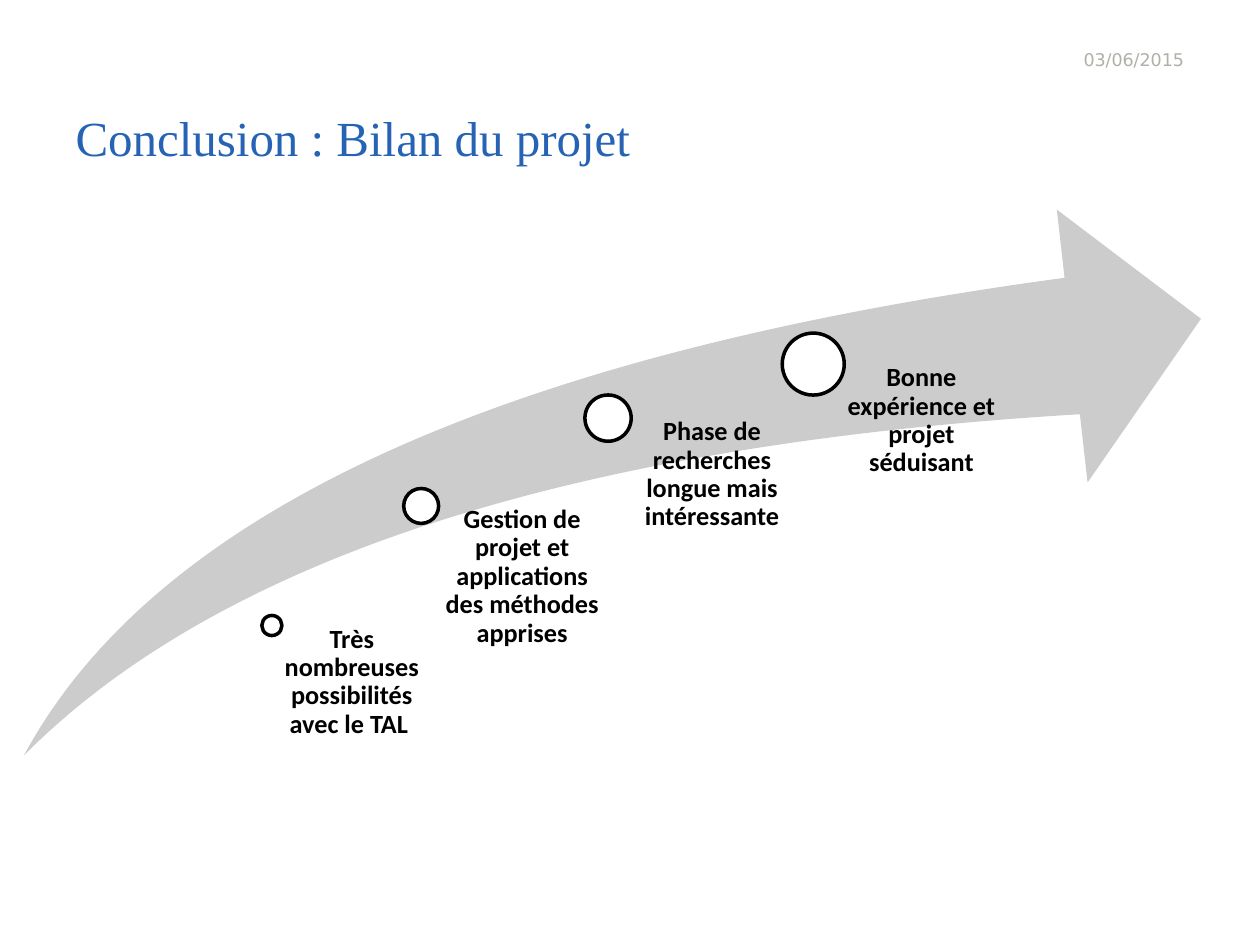
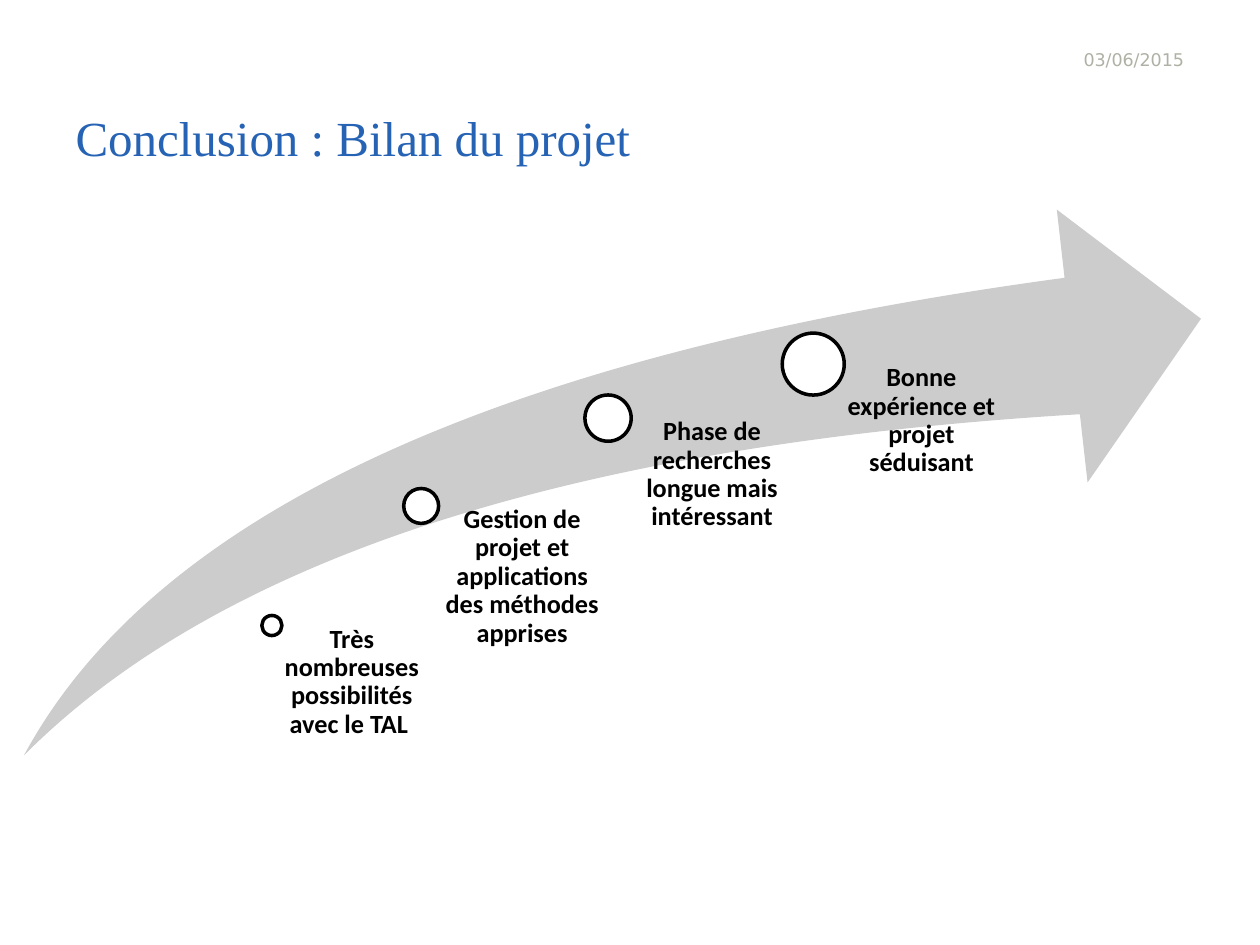
Before and after one commit to wael54/ProjetTER, a slide deck: slide 15 of Presentation_TER.pptx. Drawn at 1260x945 pixels with LibreOffice and Linux fonts; fonts in the diff are those of the drawing; background and template pictures are left out. Boxes give left, top, right and bottom in pixels: in the first picture for what was removed or moved away, otherwise in the second. Text is boxed around its words. In the diff, an @@ line names an element or a change of style, - is before the commit and + after.

```diff
--- a/Presentation_TER.pptx
+++ b/Presentation_TER.pptx
@@ text at <box>646,421,777,526</box>: text changed @@
-Phase de recherches longue mais intéressante
+Phase de recherches longue mais intéressant
```
Also in this commit, not shown: 26 other files.
